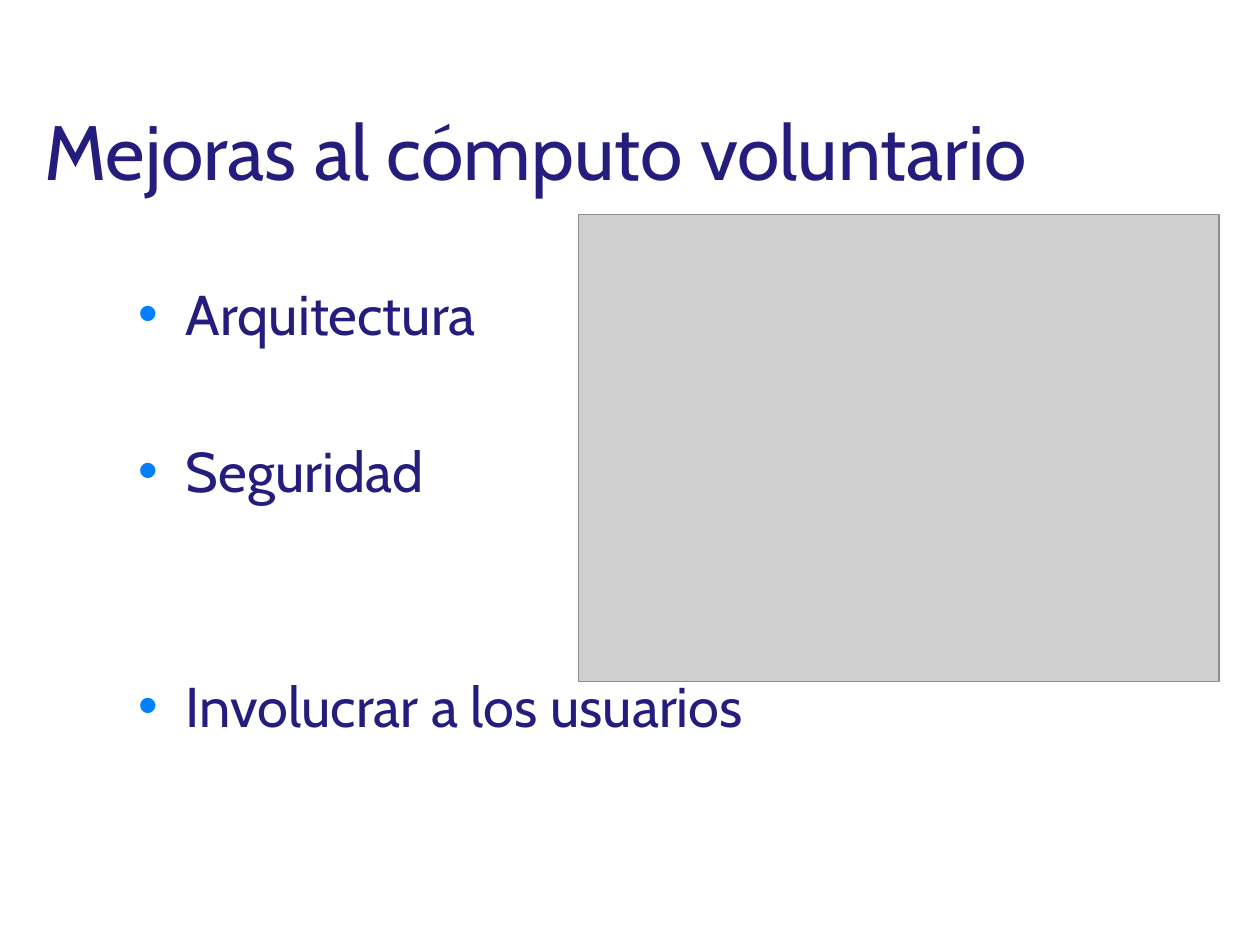
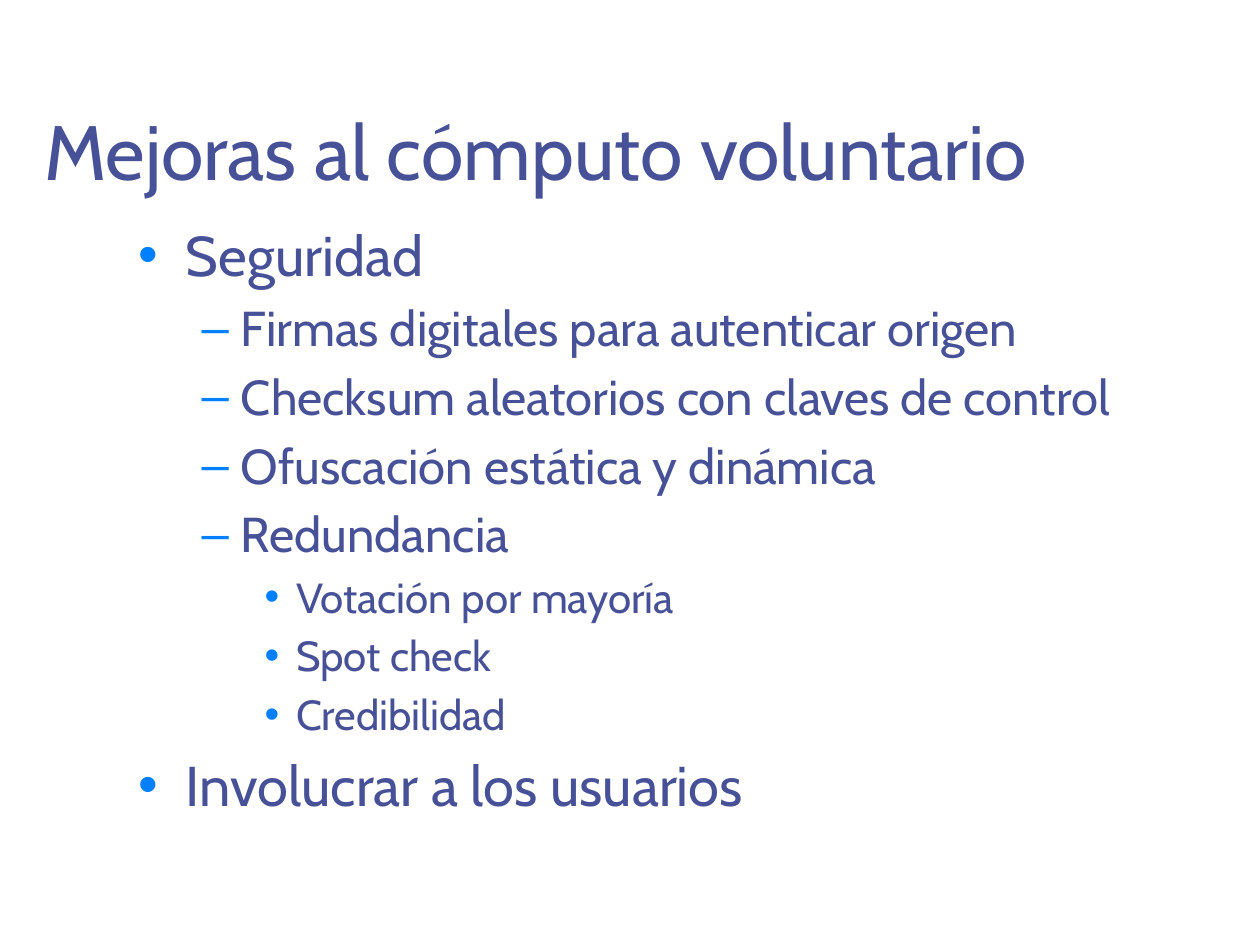
Before and after one commit to DesignJuggler/fasdkfjhasdlkjfhasldkjhfalsjdfasdf, a slide deck: slide 19 of TFI_Jorge_Sanchez_Presentacion.pptx (slide 26 before the commit). Drawn at 1260x945 pixels with LibreOffice and Linux fonts; fonts in the diff are those of the drawing; grey boxes stand for pictures; background and template pictures are left out. Boxes give left, top, right and bottom in pixels: in the first picture for what was removed or moved away, otherwise in the second. Text is boxed around its words. In the diff, an @@ line names an element or a change of style, - is before the commit and + after.

```diff
--- a/TFI_Jorge_Sanchez_Presentacion.pptx
+++ b/TFI_Jorge_Sanchez_Presentacion.pptx
@@ title "Mejoras al cómputo voluntario" at (x1=44, y1=122, x2=1027, y2=198): text colour #241D7D to #475197 @@
@@ text "Seguridad" moved from (x1=186, y1=295, x2=743, y2=728) to (x1=186, y1=234, x2=1110, y2=807) @@
@@ text at (x1=186, y1=234, x2=743, y2=807): text colour #241D7D to #475197 in "Seguridad", "Involucrar a los usuarios" @@
@@ picture removed at (x1=578, y1=214, x2=1218, y2=682) @@
@@ text at (x1=186, y1=295, x2=476, y2=347): paragraph removed @@
-• Arquitectura
@@ text at (x1=241, y1=309, x2=1110, y2=731): paragraphs added @@
+  – Firmas digitales para autenticar origen
+  – Checksum aleatorios con claves de control
+  – Ofuscación estática y dinámica
+  – Redundancia
+    • Votación por mayoría
+    • Spot check
+    • Credibilidad
```
Also in this commit, not shown: 20 other slides changed, 4 slides added, 10 slides removed.
